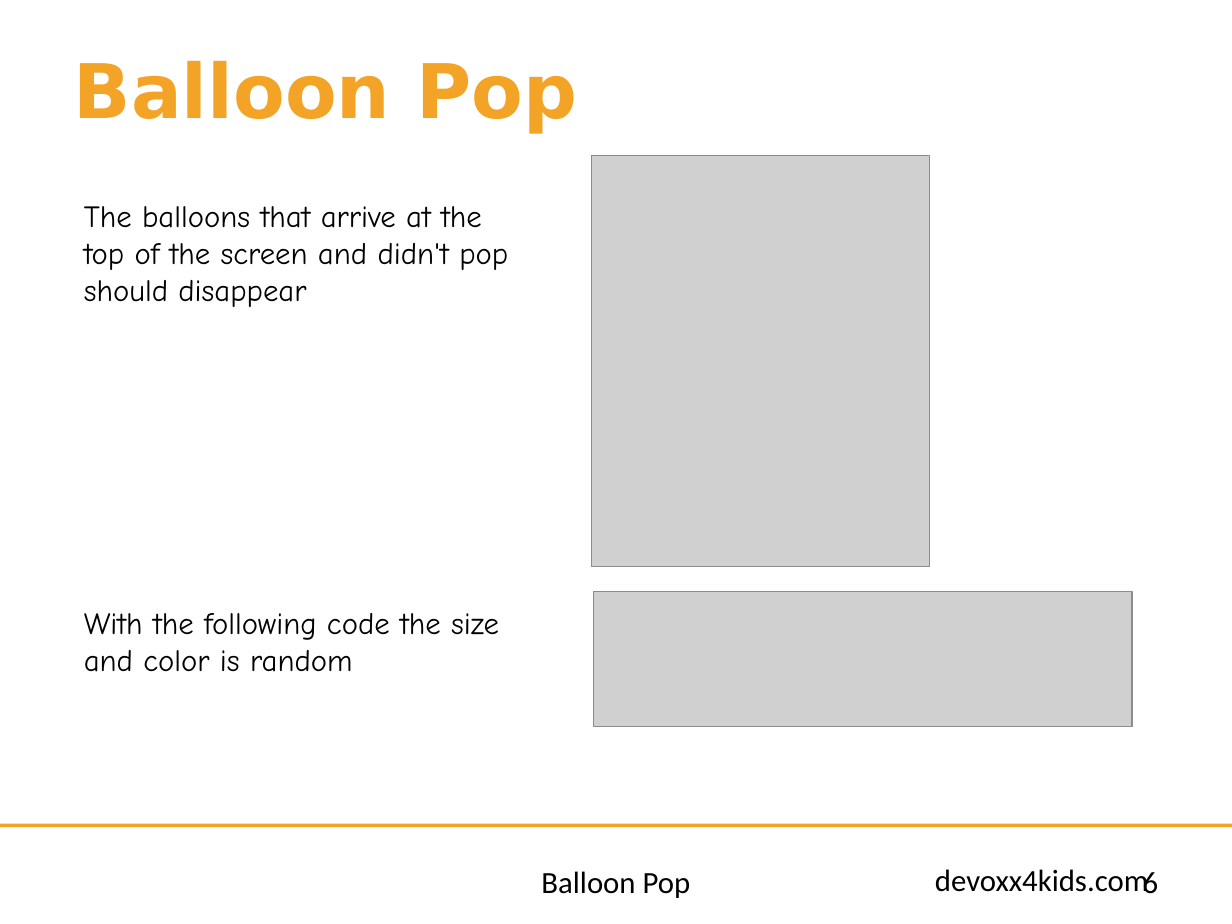
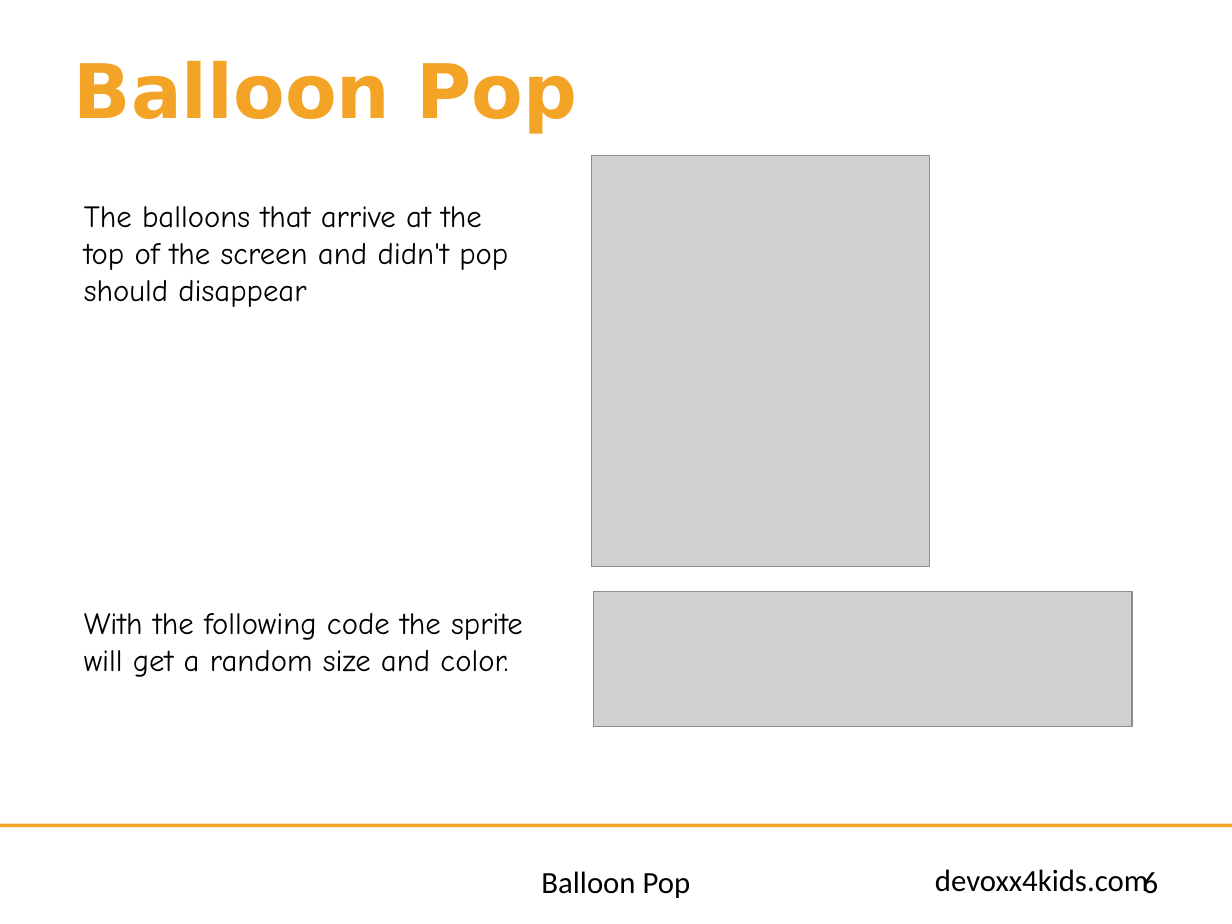
Before and after one commit to bertjan/jpoint-devoxx4kids, a slide deck: slide 6 of scratch-leapmotion/instructions/en/Balloon Pop.pptx. Drawn at 1232x924 pixels with LibreOffice and Linux fonts; fonts in the diff are those of the drawing; grey boxes stand for pictures; background and template pictures are left out. Boxes give left, top, right and bottom in pixels: in the first picture for what was removed or moved away, otherwise in the second. Text is boxed around its words. In the diff, an @@ line names an element or a change of style, - is before the commit and + after.

Commit message:
small changes

```diff
--- a/scratch-leapmotion/instructions/en/Balloon Pop.pptx
+++ b/scratch-leapmotion/instructions/en/Balloon Pop.pptx
@@ text at [84,613,523,677]: text changed @@
-With the following code the size and color is random
+With the following code the sprite will get a random size and color.
```
